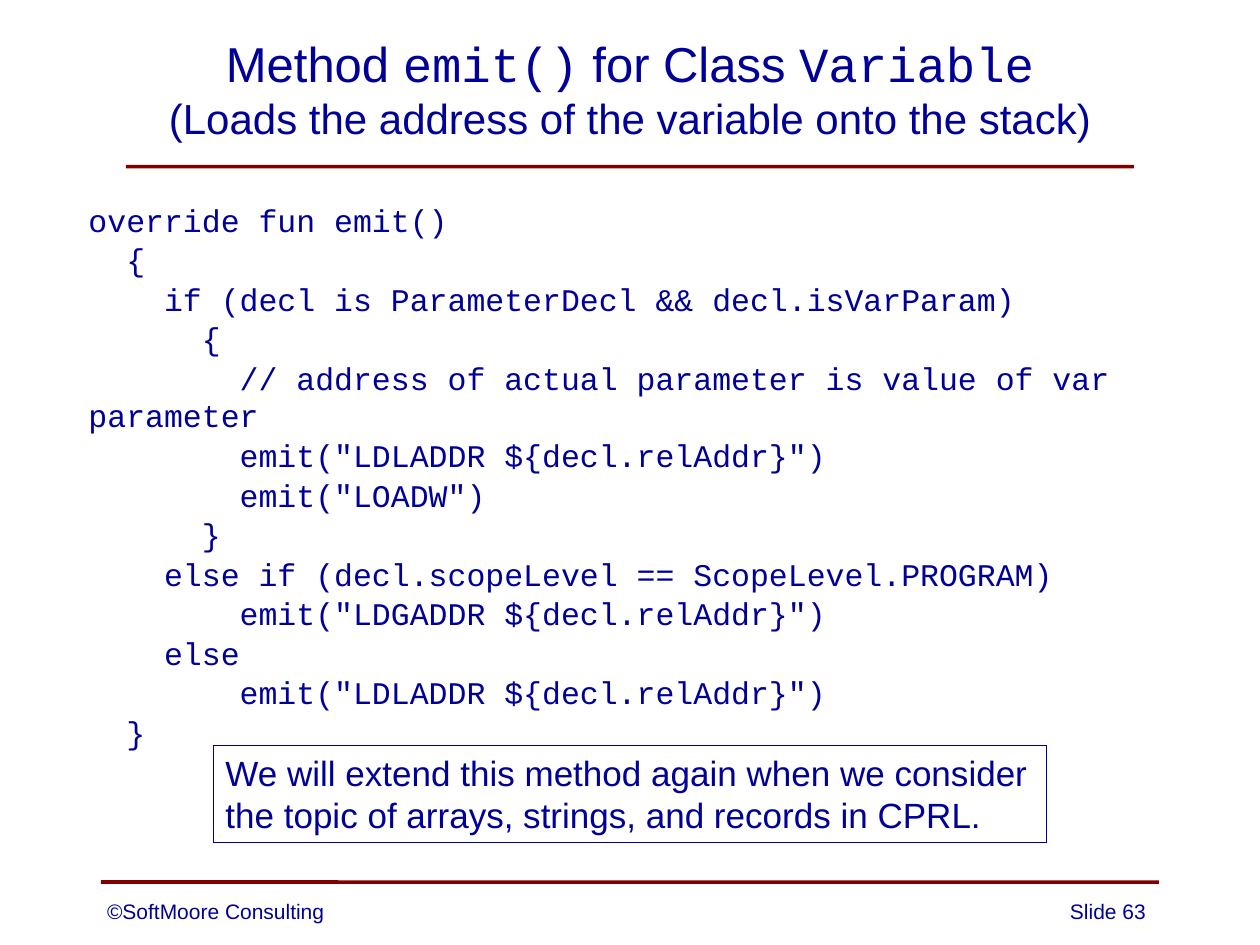
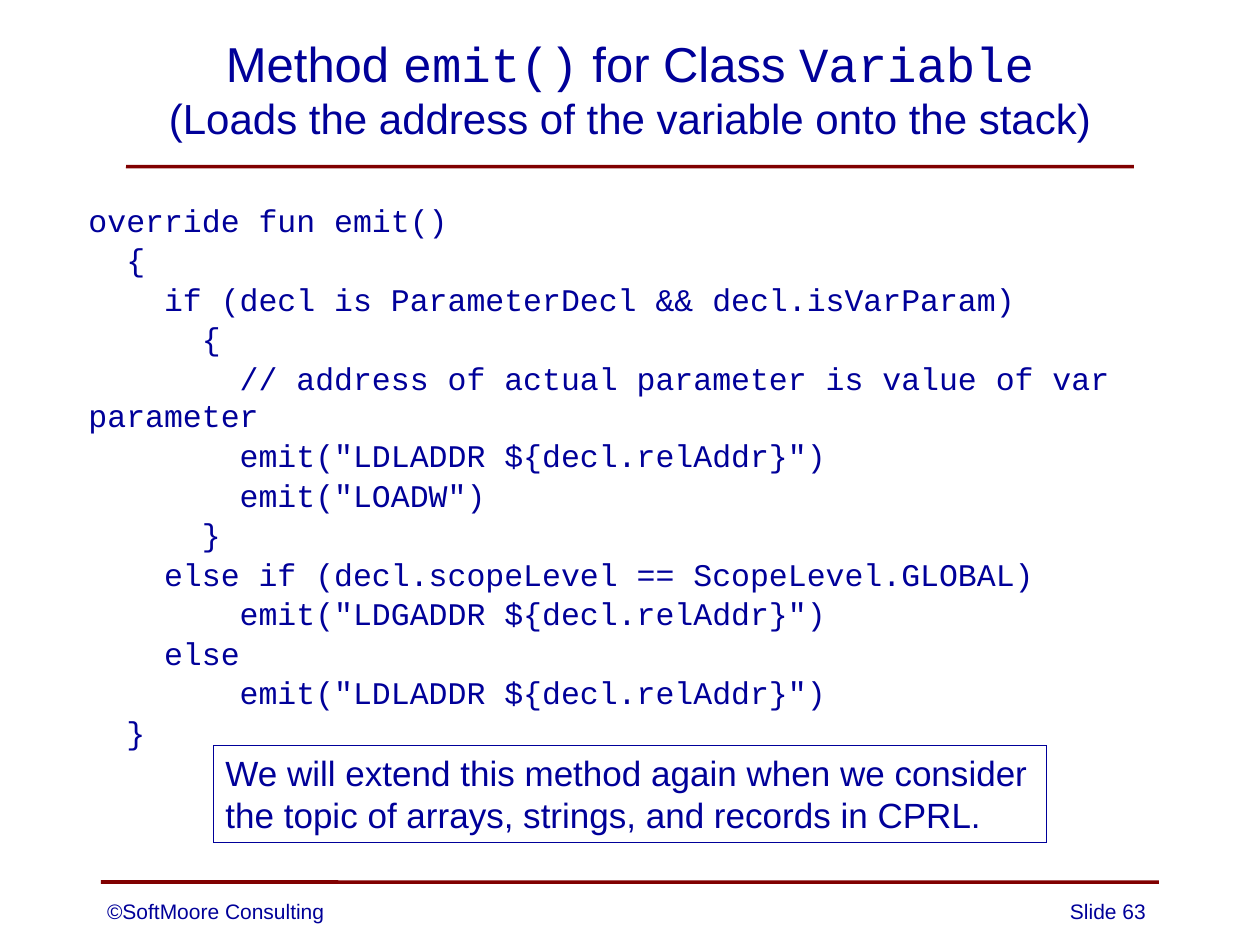
Before and after one commit to SoftMoore/CPRL-Kt-2nd, a slide deck: slide 63 of PowerPoints/13 - Subprograms.pptx. Drawn at 1260x945 pixels with LibreOffice and Linux fonts; fonts in the diff are those of the drawing. Boxes give left, top, right and bottom in pixels: in the first picture for what was removed or moved away, otherwise in the second. Text is boxed around its words. In the diff, an @@ line names an element or a change of style, - is before the commit and + after.

```diff
--- a/PowerPoints/13 - Subprograms.pptx
+++ b/PowerPoints/13 - Subprograms.pptx
@@ text at [164,563,1033,593]: text changed @@
-else if (decl.scopeLevel == ScopeLevel.PROGRAM)
+else if (decl.scopeLevel == ScopeLevel.GLOBAL)
```
Also in this commit, not shown: 2 other slides changed, 4 other files.
